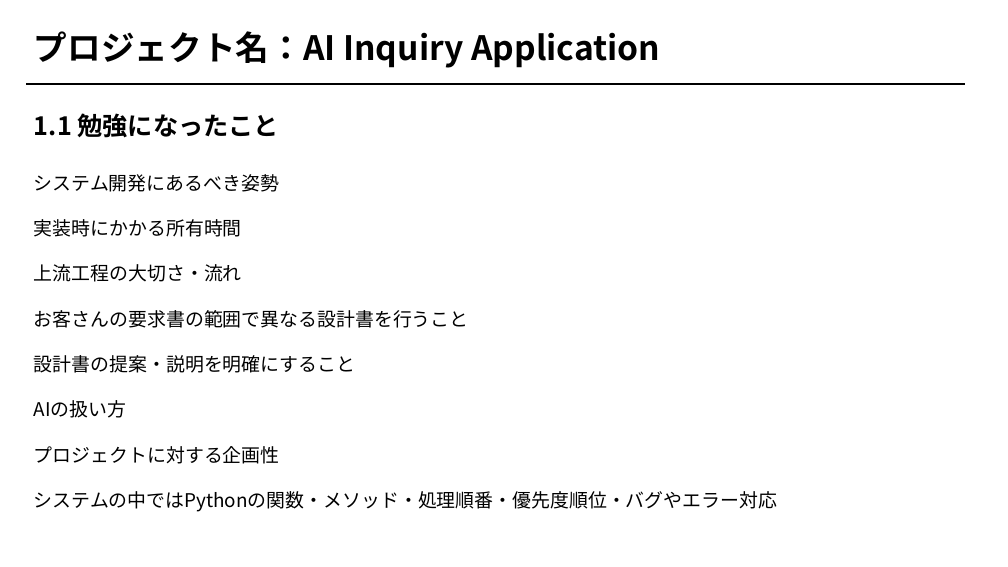
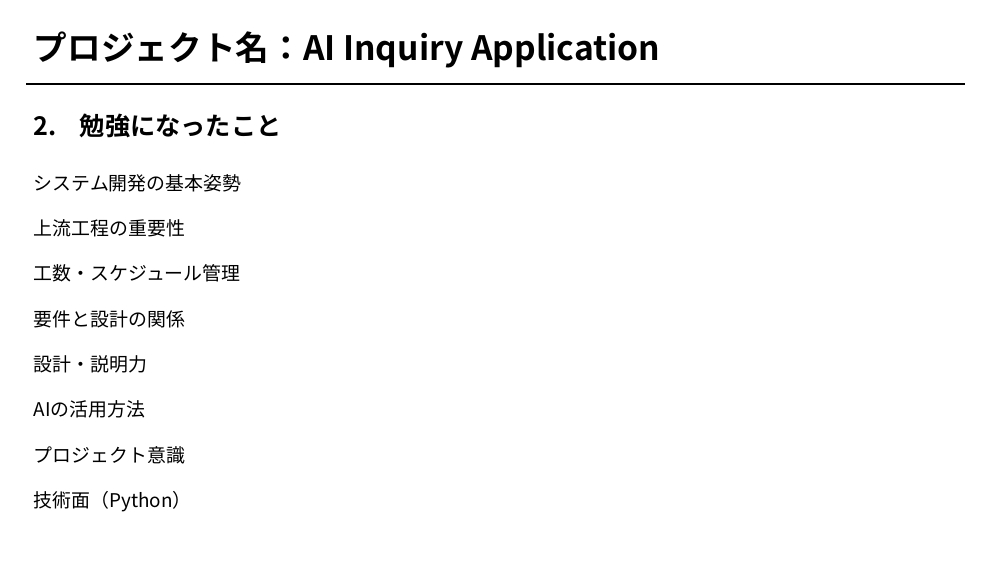
Before and after one commit to Oak-aim/ai-inquiry-application, a slide deck: slide 9 of AI 問い合わせアプリ.pptx. Drawn at 1008x567 pixels with LibreOffice and Linux fonts; fonts in the diff are those of the drawing. Boxes give left, top, right and bottom in pixels: in the first picture for what was removed or moved away, otherwise in the second. Text is boxed around its words. In the diff, an @@ line names an element or a change of style, - is before the commit and + after.

```diff
--- a/AI 問い合わせアプリ.pptx
+++ b/AI 問い合わせアプリ.pptx
@@ text at box(34, 113, 282, 138): text changed @@
-1.1 勉強になったこと
+2. 勉強になったこと
@@ text at box(34, 174, 241, 512): text changed @@
-システム開発にあるべき姿勢
-実装時にかかる所有時間
-上流工程の大切さ・流れ
-お客さんの要求書の範囲で異なる設計書を行うこと
-設計書の提案・説明を明確にすること
-AIの扱い方
-プロジェクトに対する企画性
-システムの中ではPythonの関数・メソッド・処理順番・優先度順位・バグやエラー対応
+システム開発の基本姿勢
+上流工程の重要性
+工数・スケジュール管理
+要件と設計の関係
+設計・説明力
+AIの活用方法
+プロジェクト意識
+技術面（Python）
```
Also in this commit, not shown: 8 other slides changed.
